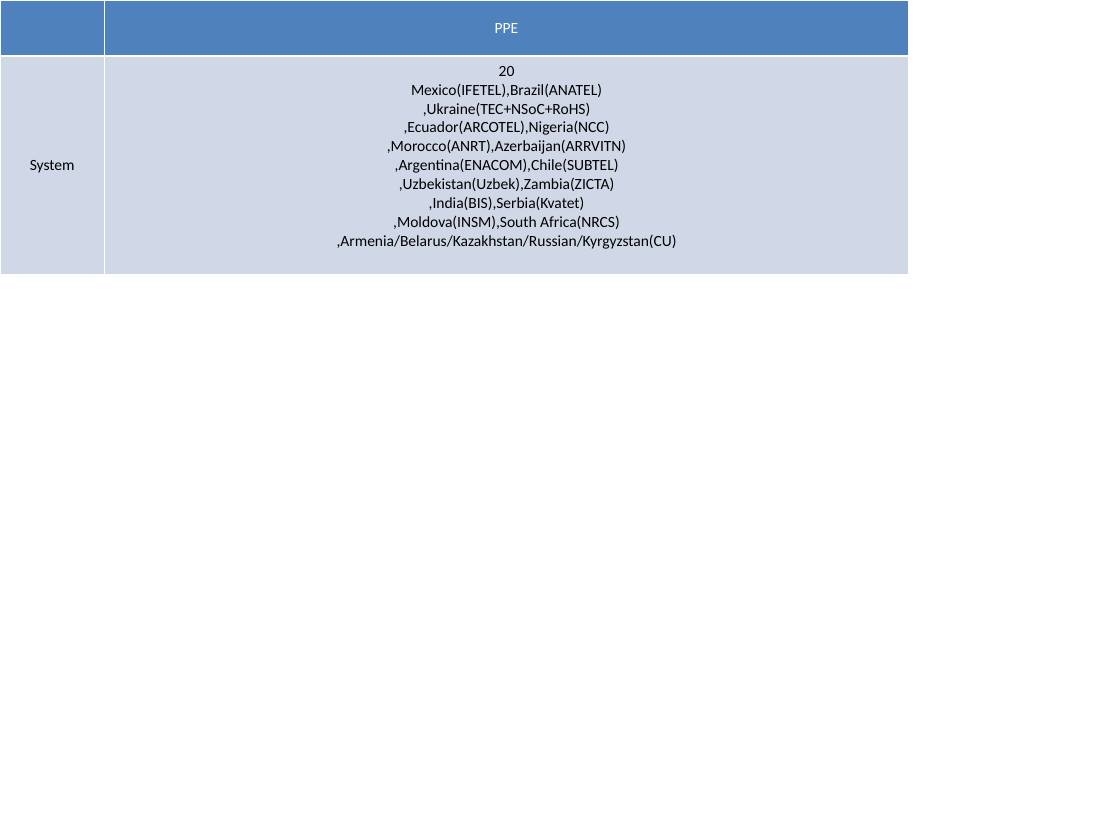
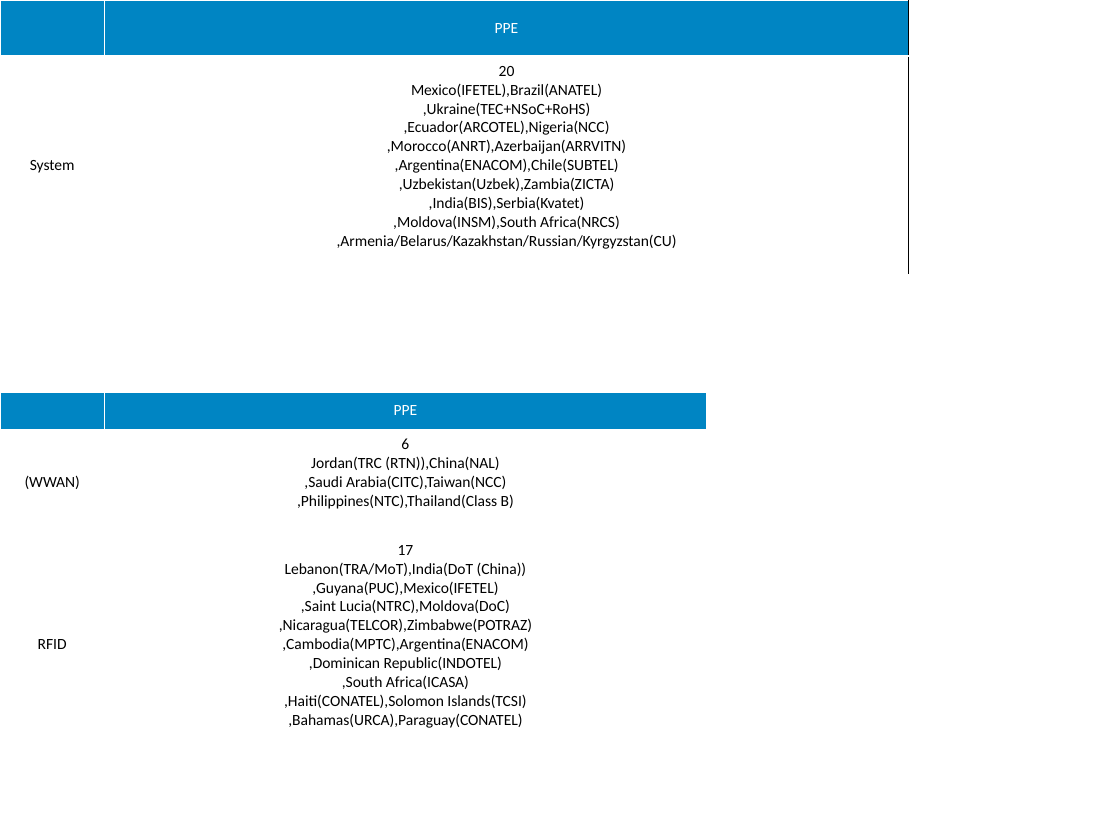
Before and after one commit to a22057916w/python_advance, a slide deck: slide 1 of pptx/result/tmp.pptx. Drawn at 1120x840 pixels with LibreOffice and Linux fonts; fonts in the diff are those of the drawing. Boxes give left, top, right and bottom in pixels: in the first picture for what was removed or moved away, otherwise in the second. Text is boxed around its words. In the diff, an @@ line names an element or a change of style, - is before the commit and + after.

Commit message:
dev set_table_border via xml

```diff
--- a/pptx/result/tmp.pptx
+++ b/pptx/result/tmp.pptx
@@ table at <box>0,0,908,253</box> @@
@@ fill #4F81BD to #0085C3 in row 1 @@
@@ fill #D0D8E8 to #FFFFFF in row 2 @@
@@ borders changed @@
@@ table added at <box>0,392,707,732</box>, 3 rows, 2 columns @@
+ | PPE
+(WWAN) | 6 / Jordan(TRC (RTN)),China(NAL) ,Saudi Arabia(CITC),Taiwan(NCC) ,Philippines(NTC),Thailand(Class B)
+RFID | 17 / Lebanon(TRA/MoT),India(DoT (China)) ,Guyana(PUC),Mexico(IFETEL) ,Saint Lucia(NTRC),Moldova(DoC) ,Nicaragua(TELCOR),Zimbabwe(POTRAZ) ,Cambodia(MPTC),Argentina(ENACOM) ,Dominican Republic(INDOTEL) ,South Africa(ICASA) ,Haiti(CONATEL),Solomon Islands(TCSI) ,Bahamas(URCA),Paraguay(CONATEL)
```
Also in this commit, not shown: 3 other files.
